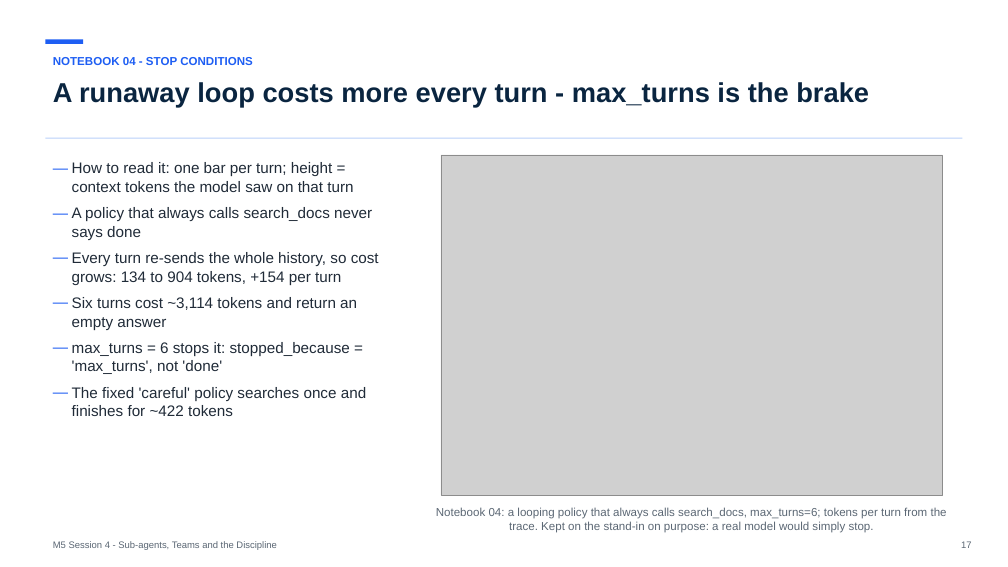
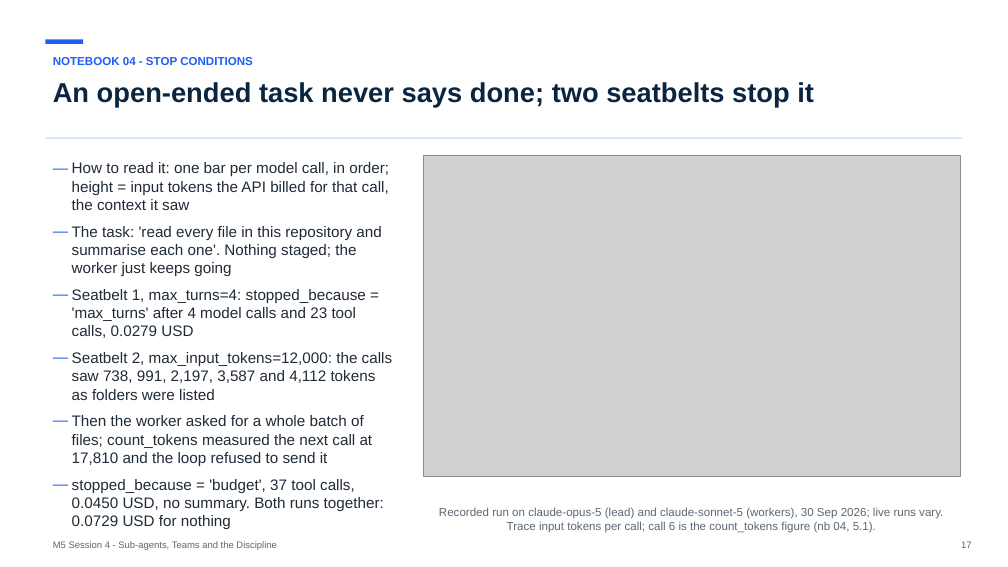
Before and after one commit to maglionejm/fontys-tech-exercises, a slide deck: slide 17 of presentations/m5-session-4-sub-agents-teams-and-the-discipline.pptx. Drawn at 1008x567 pixels with LibreOffice and Linux fonts; fonts in the diff are those of the drawing; grey boxes stand for pictures. Boxes give left, top, right and bottom in pixels: in the first picture for what was removed or moved away, otherwise in the second. Text is boxed around its words. In the diff, an @@ line names an element or a change of style, - is before the commit and + after.

```diff
--- a/presentations/m5-session-4-sub-agents-teams-and-the-discipline.pptx
+++ b/presentations/m5-session-4-sub-agents-teams-and-the-discipline.pptx
@@ text at (53,82,814,107): text changed @@
-A runaway loop costs more every turn - max_turns is the brake
+An open-ended task never says done; two seatbelts stop it
@@ text at (72,162,392,511): text changed @@
-— How to read it: one bar per turn; height = context tokens the model saw on that turn
-— A policy that always calls search_docs never says done
-— Every turn re-sends the whole history, so cost grows: 134 to 904 tokens, +154 per turn
-— Six turns cost ~3,114 tokens and return an empty answer
-— max_turns = 6 stops it: stopped_because = 'max_turns', not 'done'
-— The fixed 'careful' policy searches once and finishes for ~422 tokens
+— How to read it: one bar per model call, in order; height = input tokens the API billed for that call, the context it saw
+— The task: 'read every file in this repository and summarise each one'. Nothing staged; the worker just keeps going
+— Seatbelt 1, max_turns=4: stopped_because = 'max_turns' after 4 model calls and 23 tool calls, 0.0279 USD
+— Seatbelt 2, max_input_tokens=12,000: the calls saw 738, 991, 2,197, 3,587 and 4,112 tokens as folders were listed
+— Then the worker asked for a whole batch of files; count_tokens measured the next call at 17,810 and the loop refused to send it
+— stopped_because = 'budget', 37 tool calls, 0.0450 USD, no summary. Both runs together: 0.0729 USD for nothing
@@ picture: place and size @@
-picture at (441,155,942,495)
+picture at (423,155,960,476)
@@ text at (439,507,943,533): text changed @@
-Notebook 04: a looping policy that always calls search_docs, max_turns=6; tokens per turn from the trace. Kept on the stand-in on purpose: a real model would simply stop.
+Recorded run on claude-opus-5 (lead) and claude-sonnet-5 (workers), 30 Sep 2026; live runs vary. Trace input tokens per call; call 6 is the count_tokens figure (nb 04, 5.1).
```
Also in this commit, not shown: 9 other slides changed, 3 slides added, 1 other file.
